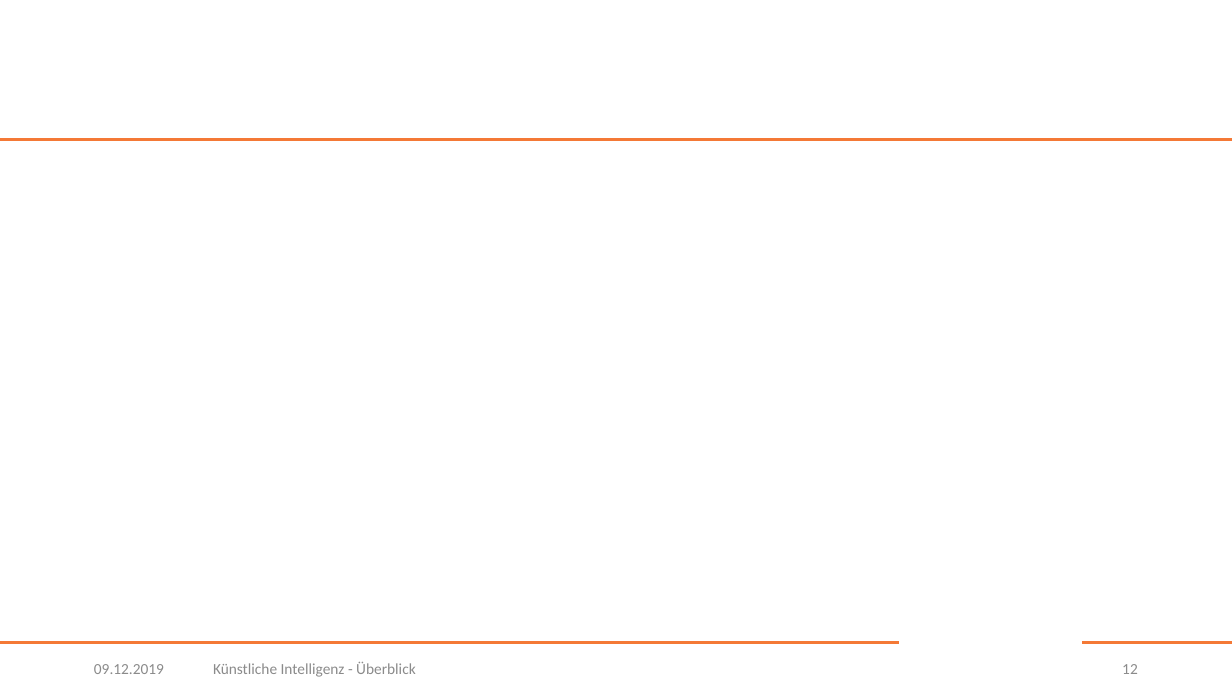
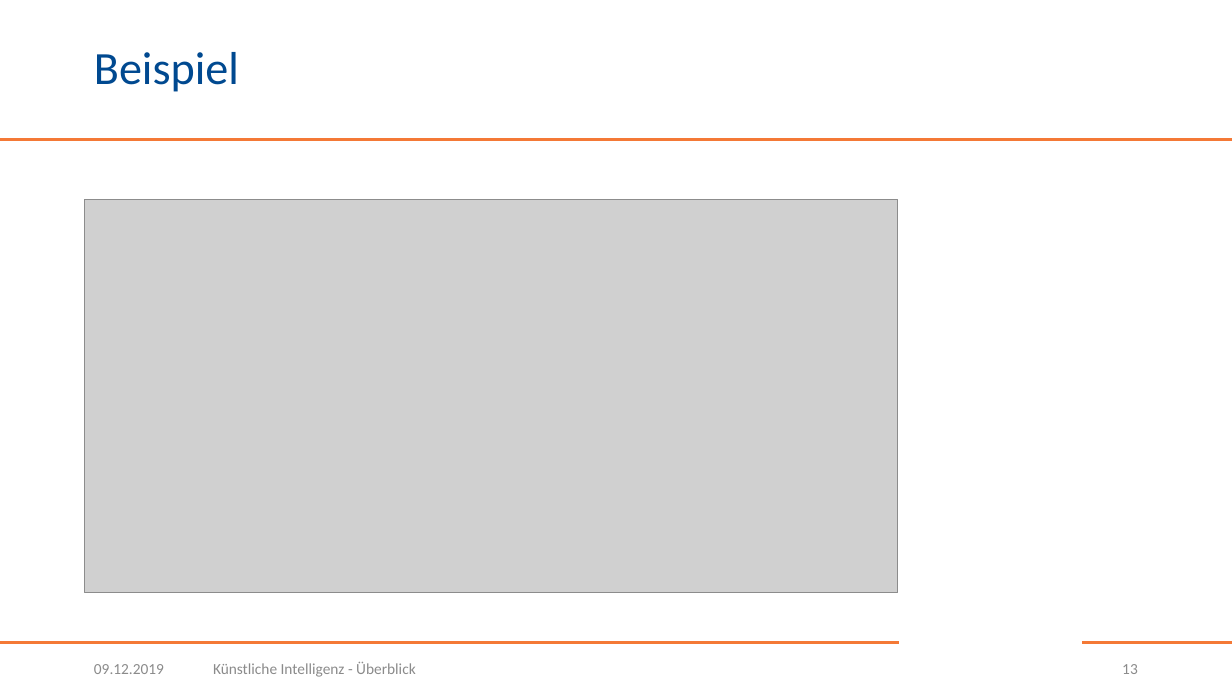
Before and after one commit to BogyMitutoyoCTL/AI-Preparation, a slide deck: slide 13 of presentation/Neuronale Netze.pptx (slide 12 before the commit). Drawn at 1232x693 pixels with LibreOffice and Linux fonts; fonts in the diff are those of the drawing; grey boxes stand for pictures; background and template pictures are left out. Boxes give left, top, right and bottom in pixels: in the first picture for what was removed or moved away, otherwise in the second. Text is boxed around its words. In the diff, an @@ line names an element or a change of style, - is before the commit and + after.

```diff
--- a/presentation/Neuronale Netze.pptx
+++ b/presentation/Neuronale Netze.pptx
@@ title added at (x1=94, y1=52, x2=239, y2=92), 36 pt, text #004990 @@
+Beispiel
@@ picture added at (x1=85, y1=200, x2=898, y2=593) @@
@@ page number at (x1=1122, y1=664, x2=1138, y2=674): text changed @@
-12
+13
```
Also in this commit, not shown: 1 other slide changed, 2 slides added.
